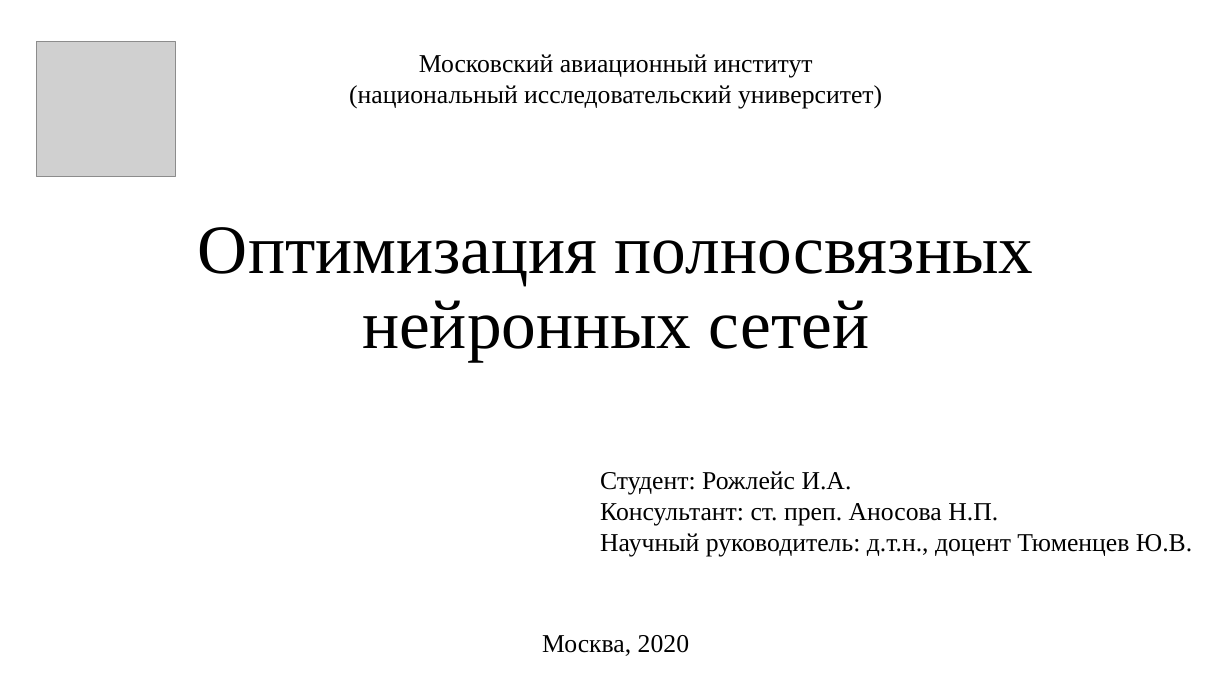
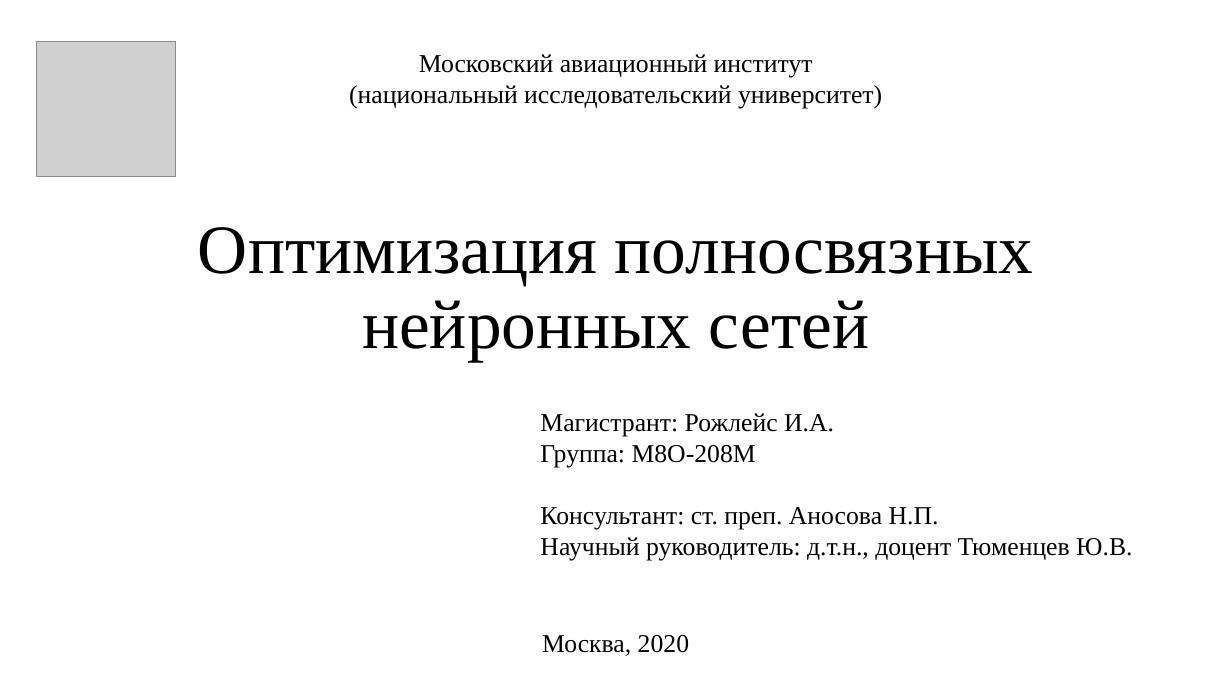
Before and after one commit to sven4500/masters-diploma, a slide deck: slide 1 of Презентация/Пезентация.ppt. Drawn at 1232x693 pixels with LibreOffice and Linux fonts; fonts in the diff are those of the drawing; grey boxes stand for pictures. Boxes give left, top, right and bottom in pixels: in the first picture for what was removed or moved away, otherwise in the second. Text is boxed around its words. In the diff, an @@ line names an element or a change of style, - is before the commit and + after.

```diff
--- a/Презентация/Пезентация.ppt
+++ b/Презентация/Пезентация.ppt
@@ text "Магистрант: Рожлейс И.А." moved from (x1=600, y1=471, x2=1192, y2=557) to (x1=540, y1=413, x2=1132, y2=560) @@
@@ text at (x1=540, y1=413, x2=834, y2=468): text changed @@
-Студент: Рожлейс И.А.
+Магистрант: Рожлейс И.А.
+Группа: М8О-208М
```
Also in this commit, not shown: 12 other slides changed, 2 slides added, 6 slides removed.
